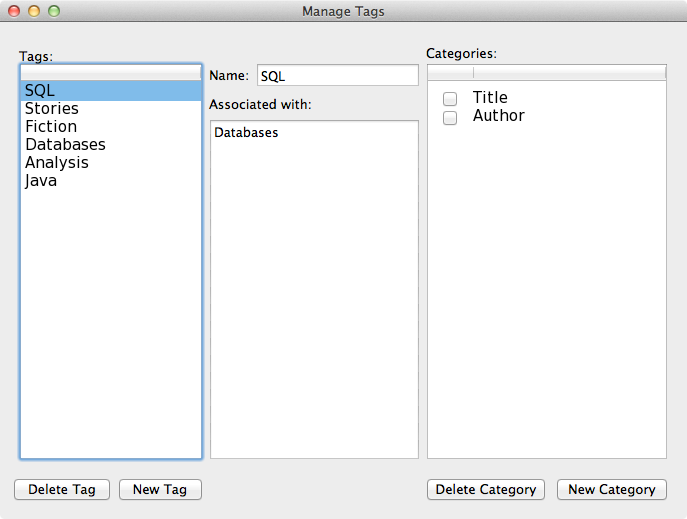
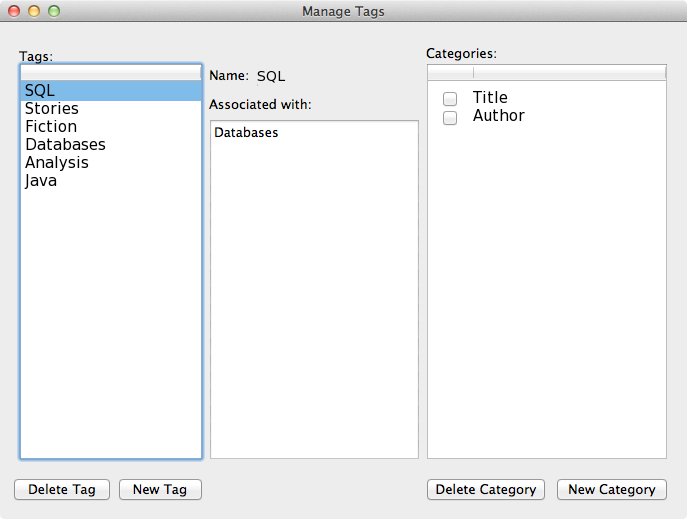
Layers edited between the first and the second (687, 519) image:
added layer "SQL" above "Pasted Layer" over [257, 71, 286, 83]
painted on "Background" over [257, 64, 419, 86]
